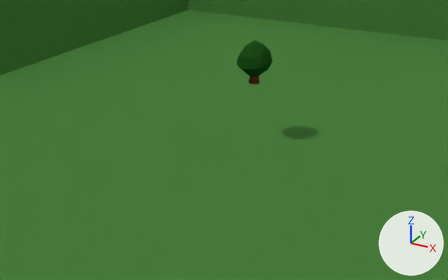
Before and after pictures for a commit that changed the Blender file Assets/Meshes/World.blend.
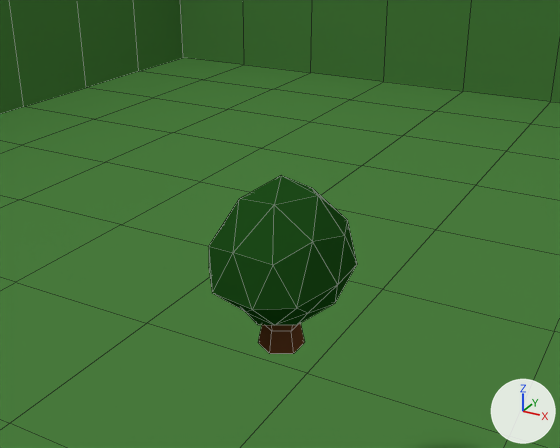
Old and new are each drawn from a camera (50 mm lens) standing at (4.35, -8.96, 1.38) and looking at (-0.19, -0.7, -2.75) and again close up from a camera (50 mm lens) standing at (1.31, -2.4, -0.2) and looking at (-0.03, 0.05, -1.42). The axes (+X, +Y, +Z) are drawn at lower right. The lights are the same throughout. The close-ups show mesh edges as thin lines.

The first close-up shows 'Ground', 'Tree'.
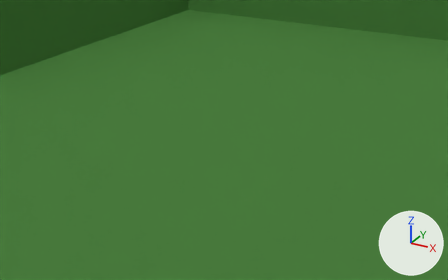
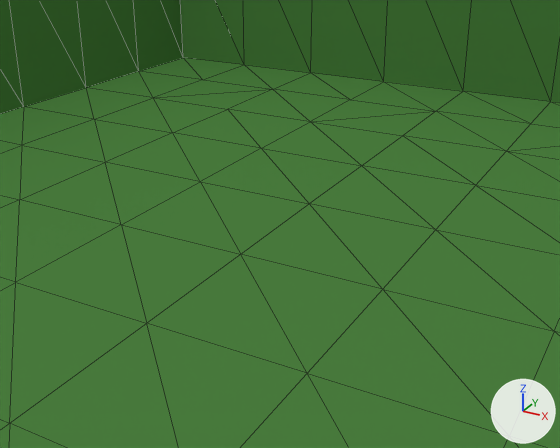
Boxes (x1, y1, x2, y2) around the edits, measured in the close-ups (560 x 448 px):
'Tree', deleted (green)
    before: (209, 175, 357, 354)
    faces in mat_leaves (dark green #1e4c1a): (209, 175, 357, 325)
    faces in mat_trunk (brown #633723): (258, 323, 304, 354)

What changed in the scene script:
```text
Remove ob_tree:
    ob_tree = bpy.data.objects.new('Tree', me_tree)
    ob_tree.location = (0.0, 0.0, -1.475)
    ob_tree.scale = (0.291, 0.291, 0.291)
```
